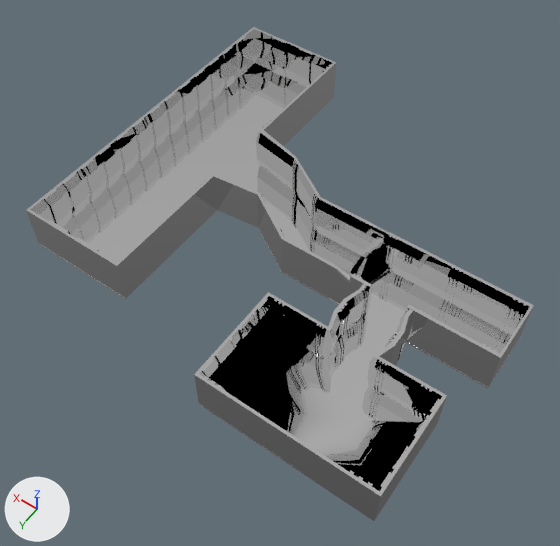
What one commit did to the FBX model Robot Invasion 2.0/Assets/Assets/Level Parts/Level 1.fbx.
Before and after are seen from a camera (50 mm lens) standing at (-6.9, 40.3, 54.7) and looking at (17.9, 5.6, 0.2). Lighting does not change. The marker at lower left points along +X, +Y and +Z. Where no turn or scale is listed for an object, it has been applied to the vertices.

In view in the first picture: 'Starter Room', 'Starter Room Floor', 'Starter Room Floor.001', 'Starter Room Floor.002', 'Starter Room Floor.003', 'Starter Room.001', 'Starter Room.002', 'Starter Room.003'.
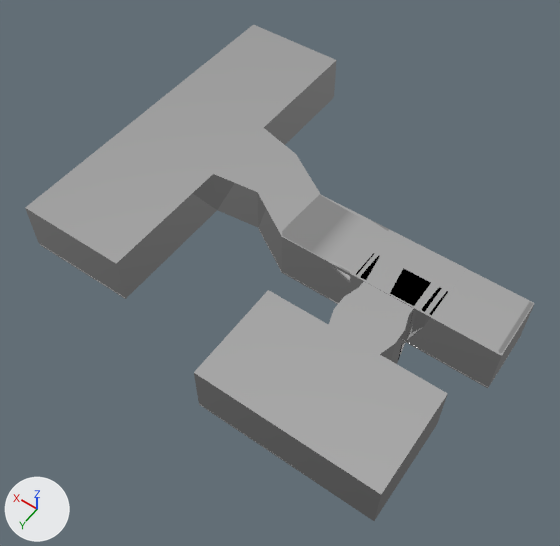
Changed parts and their boxes (x1, y1, x2, y2) in the pictures (560 x 546 px):
'Starter Room.006', added: after (25, 25, 337, 266)
'Starter Room.007', added: after (194, 282, 448, 496)
'Starter Room.005', added: after (257, 154, 467, 320)
'Starter Room.004', added: after (431, 269, 535, 358)
'Starter Room Floor.002', unchanged, covered by the edit: before (199, 318, 422, 521); after (199, 342, 406, 521)
'Starter Room Floor.003', unchanged, covered by the edit: before (40, 63, 333, 299); after (40, 98, 333, 299)
'Starter Room.001', unchanged, covered by the edit: before (194, 284, 447, 521); after (194, 312, 447, 521)
'Starter Room.003', unchanged, covered by the edit: before (257, 157, 466, 351); after (257, 195, 431, 351)

What the commit changed:
Mesh me_cube_001 is new.
It has 80 vertices, 79 faces and spans x -0.1..5.82, y -3.07..2.86, z 3.95..4.25.
It uses material mat_imphenziapixpal (its picture is missing).
Mesh me_cube_002 is new.
It has 244 vertices, 312 faces and spans x 5.8..24.8, y -6.0..2.9, z 3.9..4.3.
It uses material mat_imphenziapixpal (its picture is missing).
Mesh me_cube_003 is new.
It has 272 vertices, 328 faces and spans x 24.8..40.0, y -19.9..13.1, z 3.9..4.2.
It uses material mat_imphenziapixpal (its picture is missing).
Mesh me_cube_004 is new.
It has 368 vertices, 414 faces and spans x -7.5..8.5, y -6.8..7.7, z 2.1..2.4.
It uses material mat_imphenziapixpal (its picture is missing).
Object 'Starter Room.004' (ob_starter_room_004) is new; it shows me_cube_001.
Its location is (-2.32, 2.72, 0.96).
Object 'Starter Room.005' (ob_starter_room_005) is new; it shows me_cube_002.
Its location is (-2.32, 2.72, 0.96).
Object 'Starter Room.006' (ob_starter_room_006) is new; it shows me_cube_003.
Its location is (-2.32, 2.72, 0.96).
Object 'Starter Room.007' (ob_starter_room_007) is new; it shows me_cube_004.
Its location is (6.88, 12.39, 2.83).
